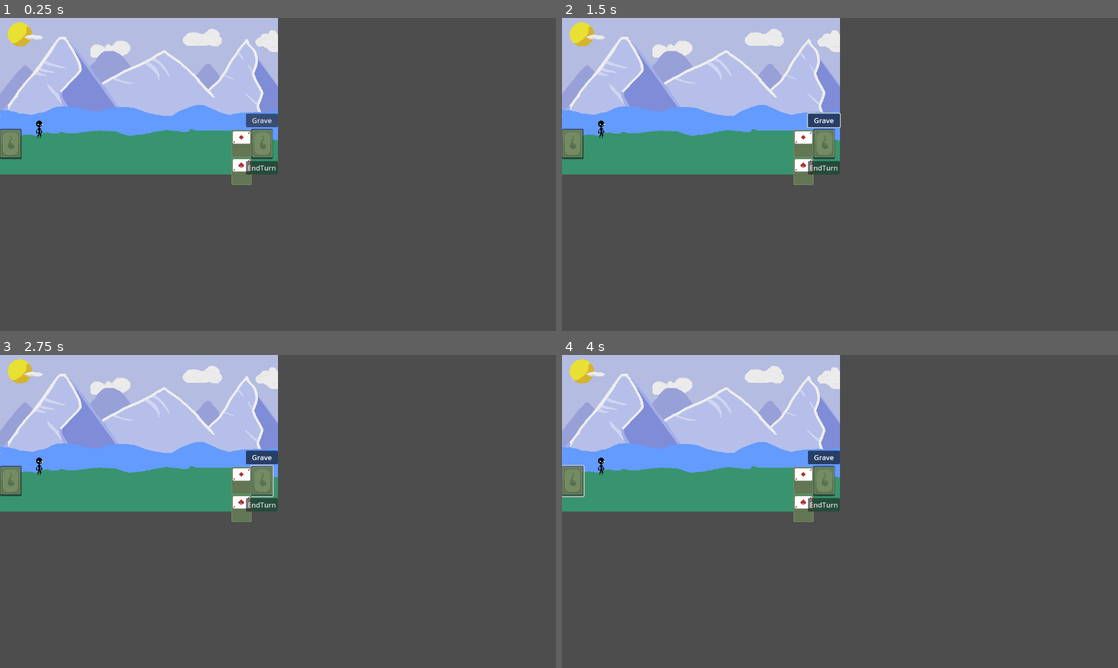
Above: before the commit, frames 1-4 (two rows, left to right).
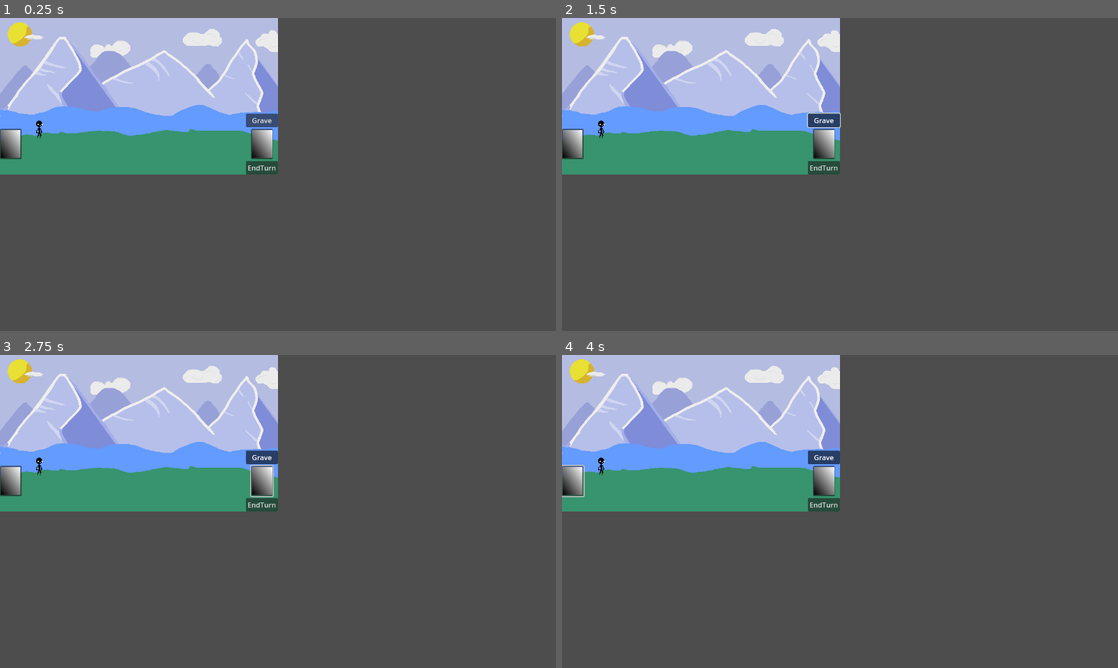
Above: after the commit, the same moments.

Repository: Morph1s/Psychopompos
Game: Godot game, scene res://scenes/encounters/battle.tscn
The game is run twice, just before and just after one commit, with the same random seed, the same clock (stepped at 60 frames per second) and the same inputs. This scene is started directly instead of the project's main scene.
Inputs (mouse positions are in pixels of both pictures, inside the frame that each line leads up to):
- Up to frame 1 (0.25 s): no input
- Up to frame 2 (1.5 s): click (573, 143) at 0.5 s; click "Grave" at 1.25 s
- Up to frame 3 (2.75 s): click (261, 480) at 2 s
- Up to frame 4 (4 s): click "EndTurn" at 2.75 s; click (573, 480) at 3.5 s

The runs differ from the first frame. In frame 1, 1.2% of the frame differs, in the area x 0-49%, y 35-54%; in frame 2, 1.2%; in frame 3, 1.2%; in frame 4, 1.2%.

Commit message:
refactor: sprites replaced with placeholders end #42

Diff:
--- a/scenes/encounters/battle.tscn
+++ b/scenes/encounters/battle.tscn
@@ -1,9 +1,20 @@
-[gd_scene load_steps=5 format=3 uid="uid://ckurrpodkua76"]
+[gd_scene load_steps=8 format=3 uid="uid://ckurrpodkua76"]
 
 [ext_resource type="Texture2D" uid="uid://dgaagv3k6cqil" path="res://assets/graphics/background/placeholder_canvas1.png" id="1_pfikb"]
-[ext_resource type="Texture2D" uid="uid://bjv6l3pqqnc1y" path="res://assets/graphics/cards/placeHolder_cards1.png" id="2_5ildr"]
 [ext_resource type="Script" uid="uid://4s8qo2wk58lm" path="res://scripts/battle/card_handler.gd" id="2_8apll"]
 [ext_resource type="PackedScene" uid="uid://6wnlmm80st27" path="res://scenes/characters/test_character.tscn" id="2_cymlh"]
+
+[sub_resource type="Gradient" id="Gradient_cymlh"]
+
+[sub_resource type="GradientTexture2D" id="GradientTexture2D_8apll"]
+gradient = SubResource("Gradient_cymlh")
+fill_from = Vector2(0, 1)
+
+[sub_resource type="Gradient" id="Gradient_5ildr"]
+
+[sub_resource type="GradientTexture2D" id="GradientTexture2D_1mqim"]
+gradient = SubResource("Gradient_5ildr")
+fill_from = Vector2(0, 1)
 
 [node name="Battle" type="Node2D"]
 
@@ -45,10 +56,9 @@
 size_flags_vertical = 4
 
 [node name="BackCardImage" type="Sprite2D" parent="CardHandler/CardUI/CardInterface/DrawPile"]
-position = Vector2(-53, 2)
-texture = ExtResource("2_5ildr")
-centered = false
-offset = Vector2(5, 0)
+position = Vector2(25, 35)
+scale = Vector2(0.703125, 1)
+texture = SubResource("GradientTexture2D_8apll")
 
 [node name="Hand" type="HBoxContainer" parent="CardHandler/CardUI/CardInterface"]
 custom_minimum_size = Vector2(50, 0)
@@ -73,8 +83,9 @@
 size_flags_vertical = 4
 
 [node name="FrontCardImage" type="Sprite2D" parent="CardHandler/CardUI/CardInterface/RightSide/DiscardPile"]
-position = Vector2(18, 66)
-texture = ExtResource("2_5ildr")
+position = Vector2(25.5, 35)
+scale = Vector2(0.734375, 1)
+texture = SubResource("GradientTexture2D_1mqim")
 
 [node name="EndTurnButton" type="Button" parent="CardHandler/CardUI/CardInterface/RightSide"]
 layout_mode = 2
